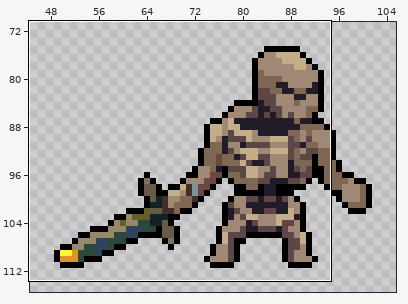
File history of a pixel-art file, Assets/Sprites/Units/Enemies/skeleton_small2.aseprite. Above: a wide view before the commit, with the close-up outlined.
Close-up. The starting point:
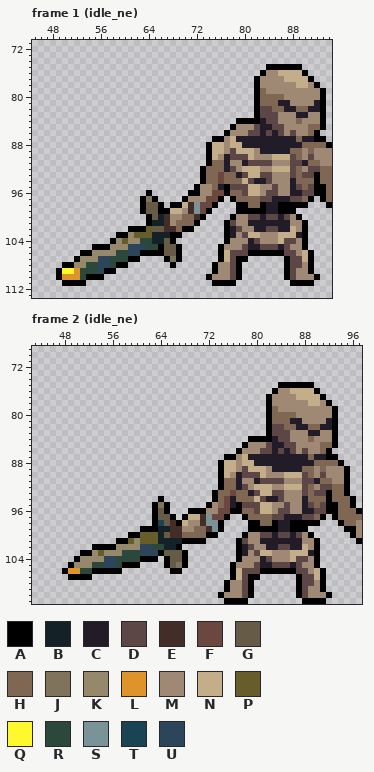
165x165 pixels, 68 frames. Colours within 5 levels of each other are drawn and written as one. Shown: frame 1 (idle_ne): x 45..94, y 71..113; frame 2 (idle_ne): x 43..97, y 69..111. The wide view leaves out empty margins. The commit also changed other frames or places, which this record leaves out.
Palette (. is transparent): A #000000  B #142227  C #211c27  D #5c4746  E #432d28  F #6a483f  G #665b47  H #7f6753  J #80735c  K #96886b  L #df942b  M #9f8975  N #c4ae89  P #675d2b  Q #fef82e  R #2c473c  S #7a9399  T #1a4453  U #2d455a
The same view after the edit:
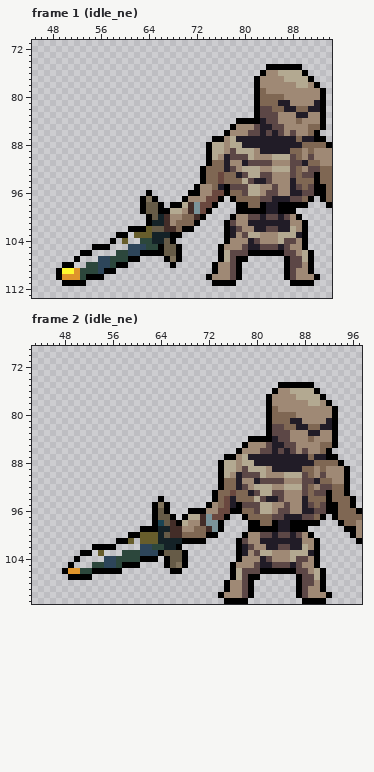
Changes in this commit:
Colour N changes from #c4ae89 to #b3a991.
Frame 1 (idle_ne):
Colour K is removed in row 103 at x 61; in row 104 at x 59 and 61 to 62; in row 105 at x 58 to 60; in row 106 at x 55 to 58; in row 107 at x 53 to 55; in row 108 at x 52 to 53.
Frame 2 (idle_ne):
Colour K is removed in row 101 at x 60; in row 102 at x 57 to 60; in row 103 at x 53 and 55 to 57; in row 104 at x 51 to 54; in row 105 at x 50 to 52.
